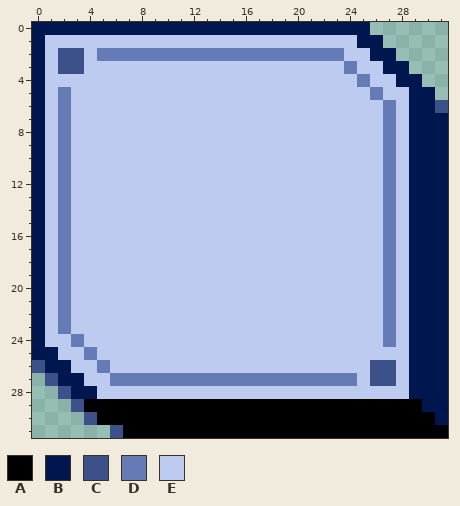
A pixel-art file gets an edit: assets/sprites/dialogue_frame.aseprite. The picture above was drawn from the file before the commit.
32x32 pixels, 1 frame.
Palette (. is transparent): A #000000  B #00164e  C #3c5189  D #657bb6  E #bdcbf1
And afterwards:
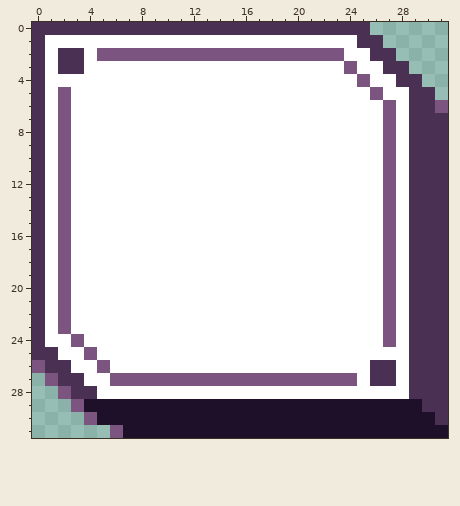
From old to new:
layer "Layer 2" removed
Colour A changes from #000000 to #1f102a.
Colour B changes from #00164e to #4a3052.
Colour D changes from #657bb6 to #7b5480.
Colour E changes from #bdcbf1 to #ffffff.
Layer "Layer 1":
Colour C gives way to colour B in rows 2 to 3 at x 2 to 3; in rows 26 to 27 at x 26 to 27.
Colour C gives way to colour D in row 6 at x 31; in row 26 at x 0; in row 27 at x 1; in row 28 at x 2; in row 29 at x 3; in row 30 at x 4.
Colour C gives way to colour D in row 31 at x 6.
